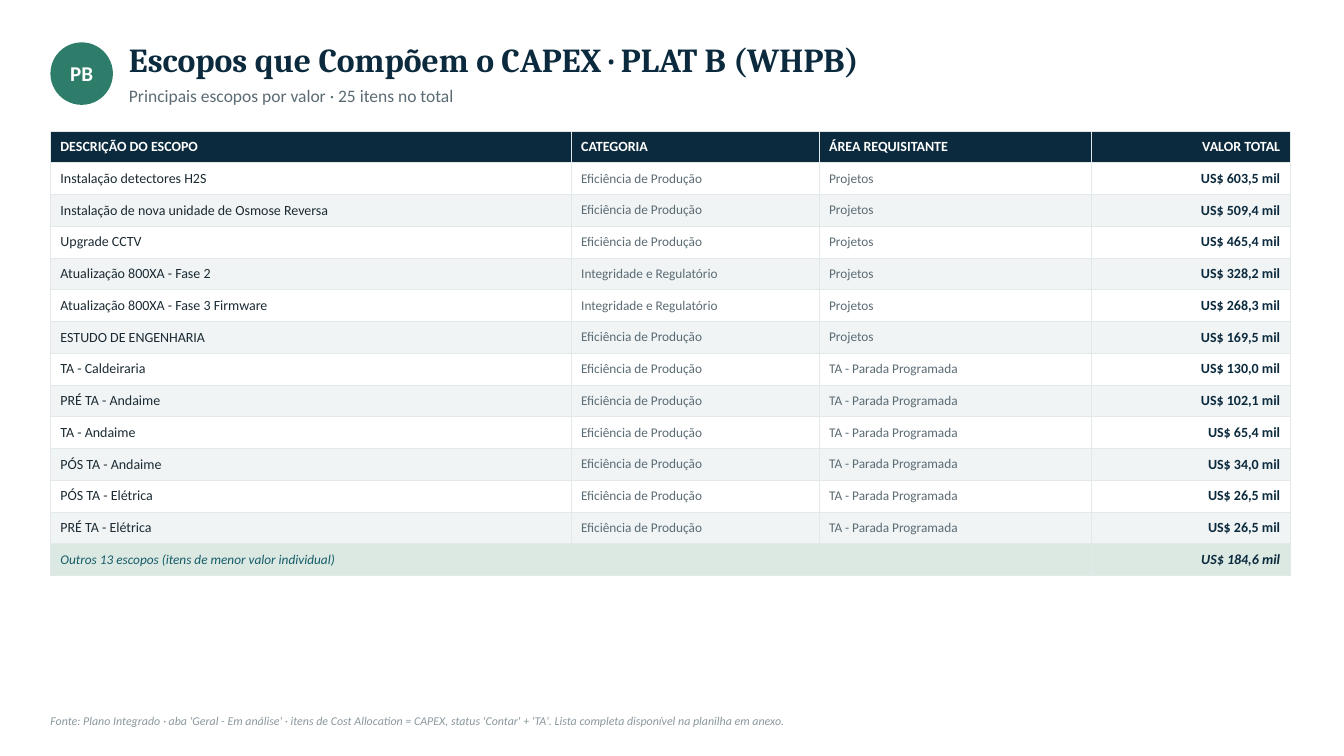
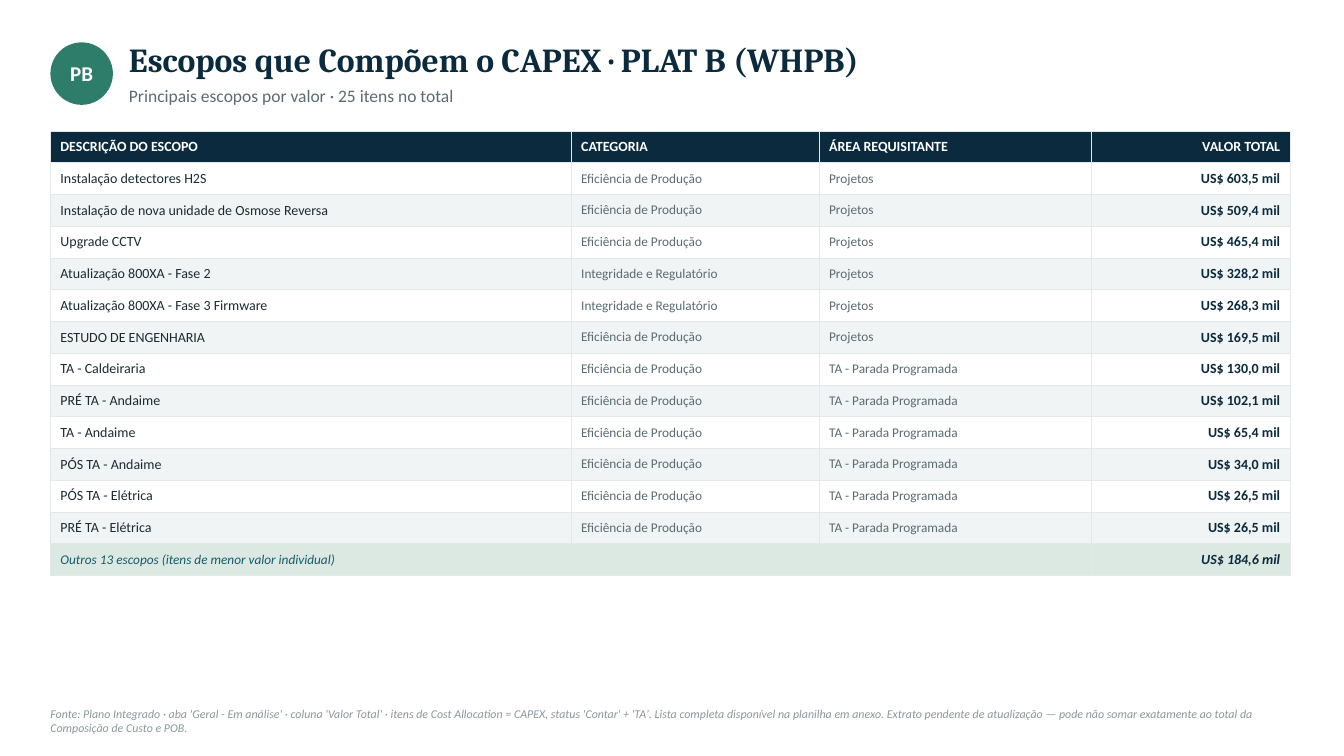
Before and after one commit to LucasRibaas/Planejamento, a slide deck: slide 11 of PRIO_Plano_Trabalho_CAPEX_2027.pptx. Drawn at 1344x756 pixels with LibreOffice and Linux fonts; fonts in the diff are those of the drawing. Boxes give left, top, right and bottom in pixels: in the first picture for what was removed or moved away, otherwise in the second. Text is boxed around its words. In the diff, an @@ line names an element or a change of style, - is before the commit and + after.

```diff
--- a/PRIO_Plano_Trabalho_CAPEX_2027.pptx
+++ b/PRIO_Plano_Trabalho_CAPEX_2027.pptx
@@ text at (50, 710, 1252, 734): text changed @@
-Fonte: Plano Integrado · aba 'Geral - Em análise' · itens de Cost Allocation = CAPEX, status 'Contar' + 'TA'. Lista completa disponível na planilha em anexo.
+Fonte: Plano Integrado · aba 'Geral - Em análise' · coluna 'Valor Total' · itens de Cost Allocation = CAPEX, status 'Contar' + 'TA'. Lista completa disponível na planilha em anexo. Extrato pendente de atualização — pode não somar exatamente ao total da Composição de Custo e POB.
```
Also in this commit, not shown: 8 other slides changed.
